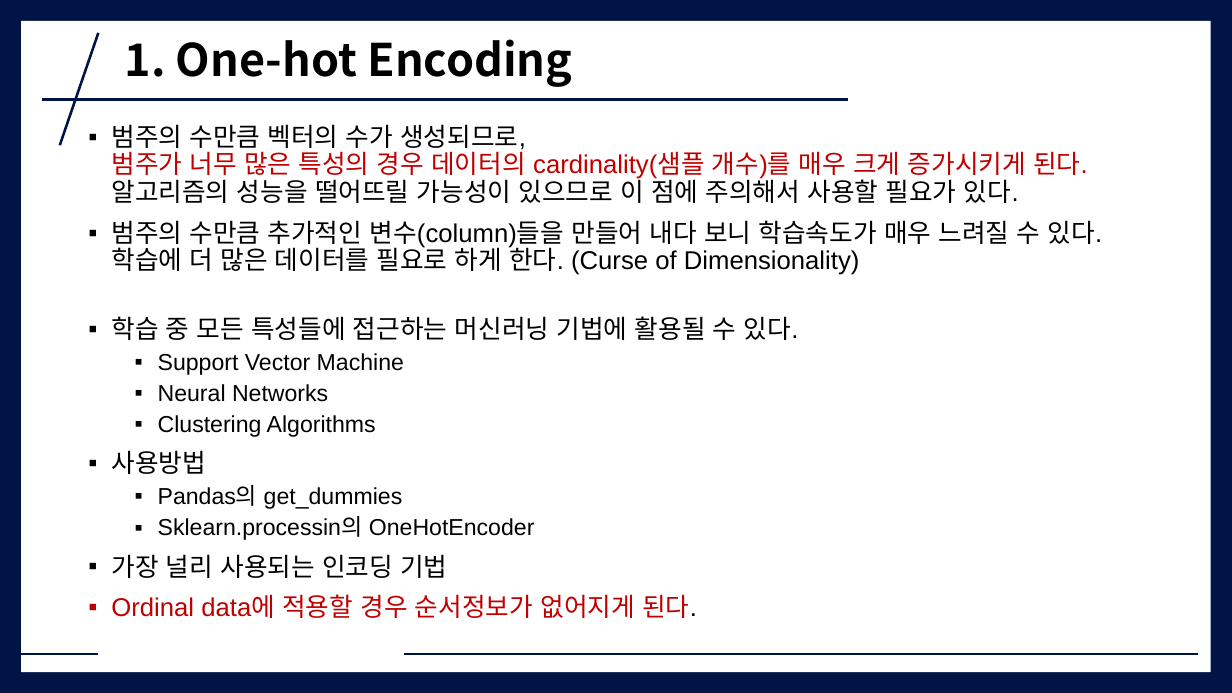
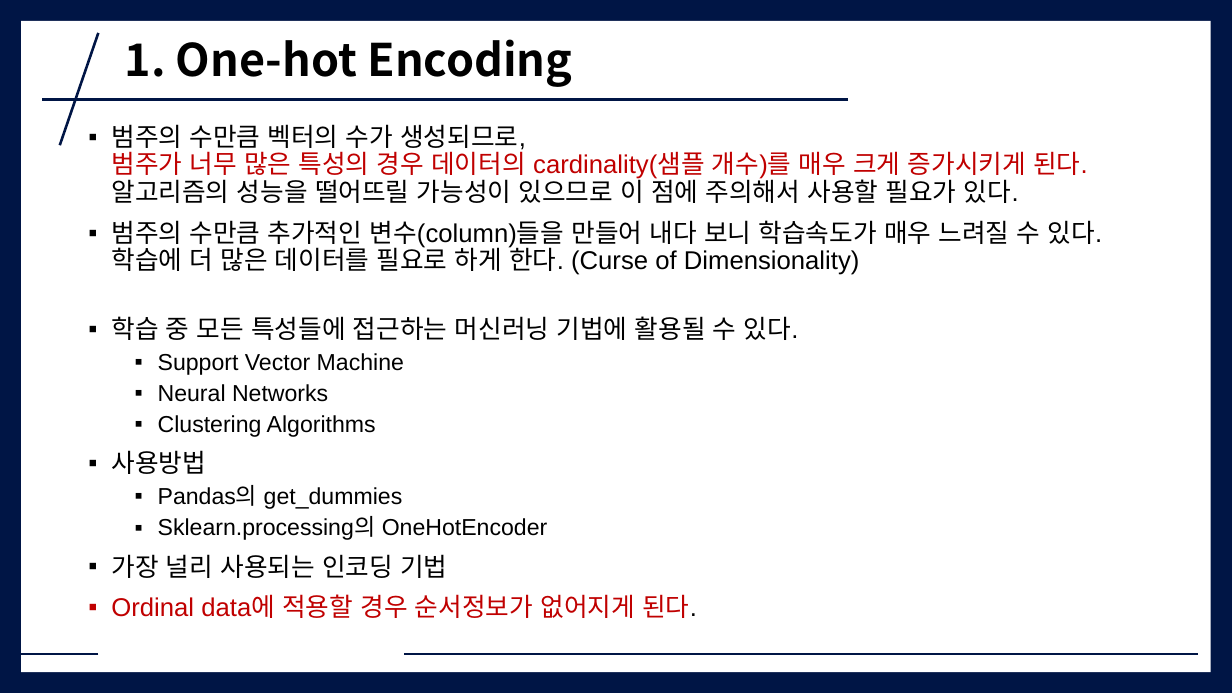
Before and after one commit to try-kaggle-together/kaggle-copy, a slide deck: slide 7 of 02_porto_seguro/2_4_encoding_method_for_categorical_variables.pptx (slide 6 before the commit). Drawn at 1232x693 pixels with LibreOffice and Linux fonts; fonts in the diff are those of the drawing. Boxes give left, top, right and bottom in pixels: in the first picture for what was removed or moved away, otherwise in the second. Text is boxed around its words. In the diff, an @@ line names an element or a change of style, - is before the commit and + after.

```diff
--- a/02_porto_seguro/2_4_encoding_method_for_categorical_variables.pptx
+++ b/02_porto_seguro/2_4_encoding_method_for_categorical_variables.pptx
@@ text at [158, 517, 548, 540]: text changed @@
-  ▪ Sklearn.processin의 OneHotEncoder
+  ▪ Sklearn.processing의 OneHotEncoder
```
Also in this commit, not shown: 2 other slides changed, 2 slides added.
